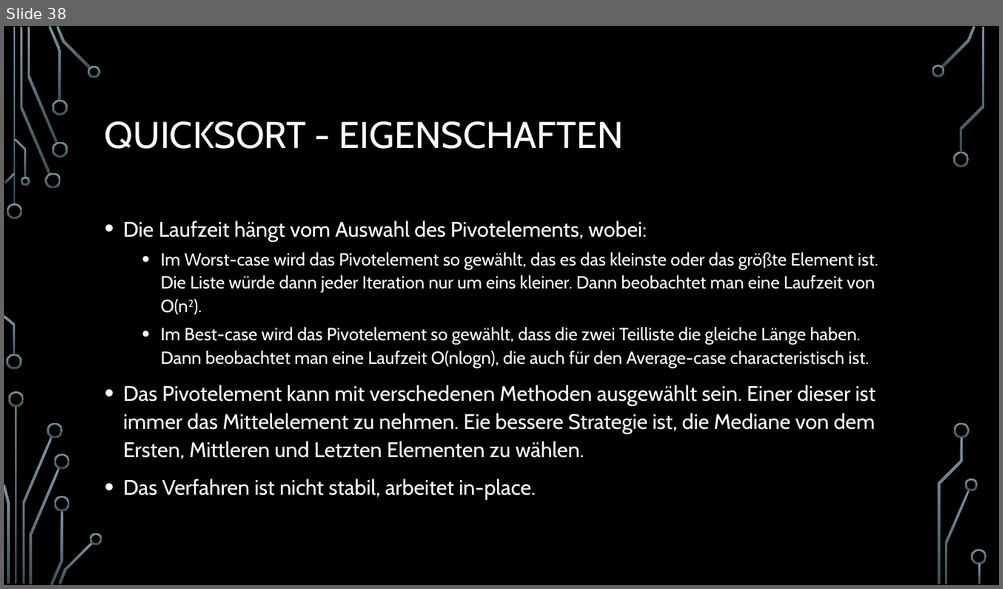
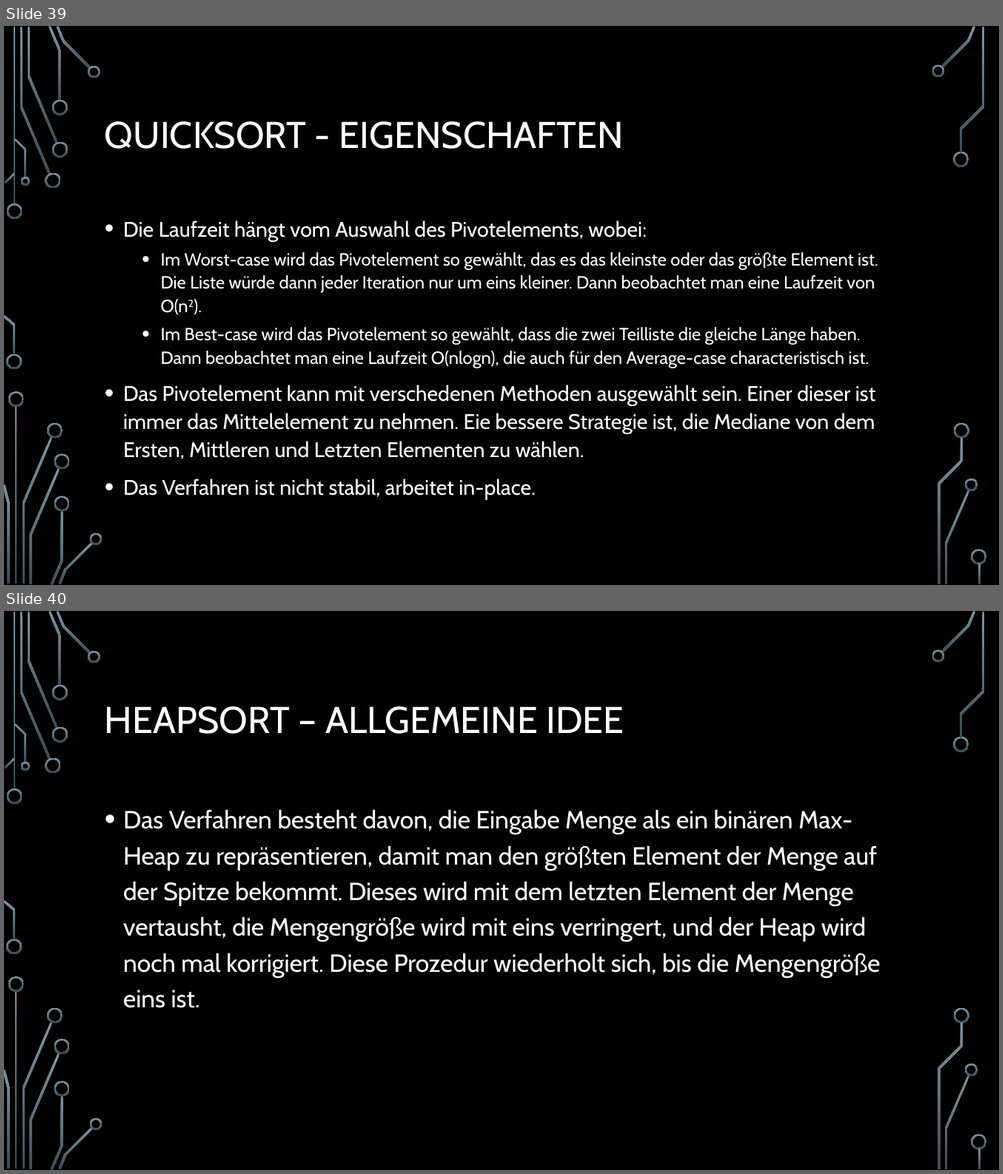
Before and after one commit to d-petrov/SortingAlgorithms, a slide deck: docs/sorting algorithms - presentation/Sortierverfahren.pptx. Shown one above the other, each under a label of ours: slide 38 before the commit, slides 39 and 40 after it. The pictures are 1003x589 and 1003x1174 pixels, drawn with LibreOffice and Linux fonts; fonts in the diff are those of the drawing; background and template pictures are left out. Boxes give left, top, right and bottom in pixels: in the first picture for what was removed or moved away, otherwise in the second. Text is boxed around its words. In the diff, an @@ line names an element or a change of style, - is before the commit and + after.

Commit message:
Added Heapsort to documentation, some formatting in source and in presentation.

```diff
--- a/docs/sorting algorithms - presentation/Sortierverfahren.pptx
+++ b/docs/sorting algorithms - presentation/Sortierverfahren.pptx
@@ slide 40 added at (x1=4, y1=611, x2=999, y2=1170), background picture (left out); not listed: 36 template elements that a slide beside it also shows @@
@@ title added at (x1=105, y1=706, x2=623, y2=734), 36 pt, text #FFFFFF @@
+HEAPSORT – ALLGEMEINE IDEE
@@ text added at (x1=123, y1=809, x2=880, y2=1008), 24 pt, text #FFFFFF @@
+• Das Verfahren besteht davon, die Eingabe Menge als ein binären Max-Heap zu repräsentieren, damit man den größten Element der Menge auf der Spitze bekommt. Dieses wird mit dem letzten Element der Menge vertausht, die Mengengröße wird mit eins verringert, und der Heap wird noch mal korrigiert. Diese Prozedur wiederholt sich, bis die Mengengröße eins ist.
@@ what was slide 38 is now slide 39 @@
```
Also in this commit, not shown: 3 slides changed, 4 other slides added, 3 other files.
